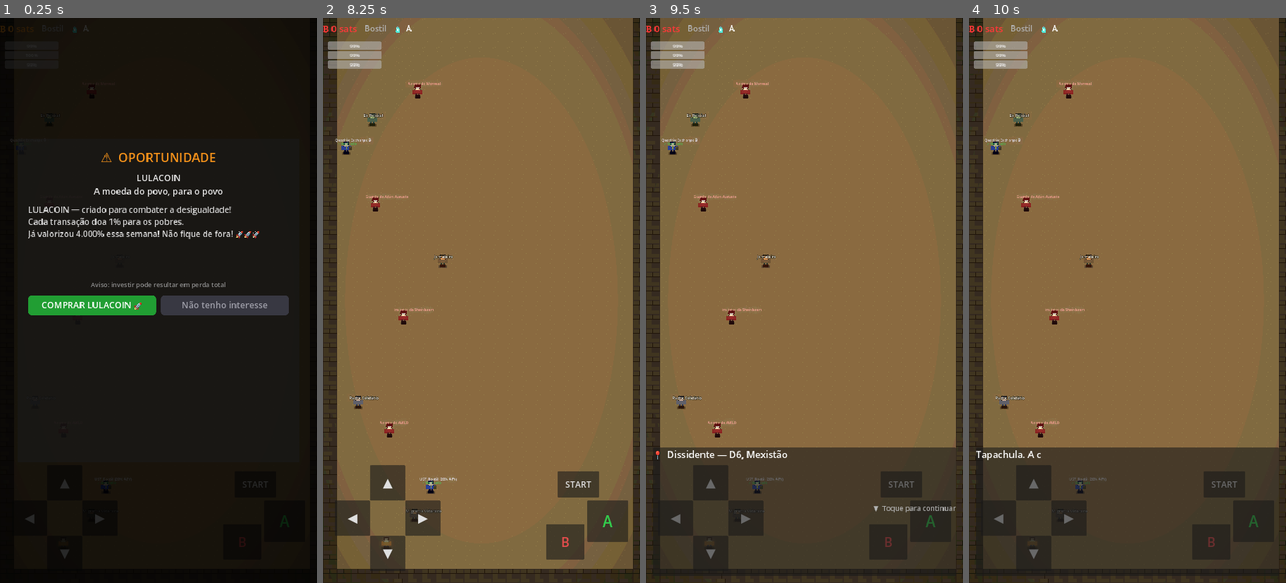
Above: before the commit, frames 1-4 (left to right).
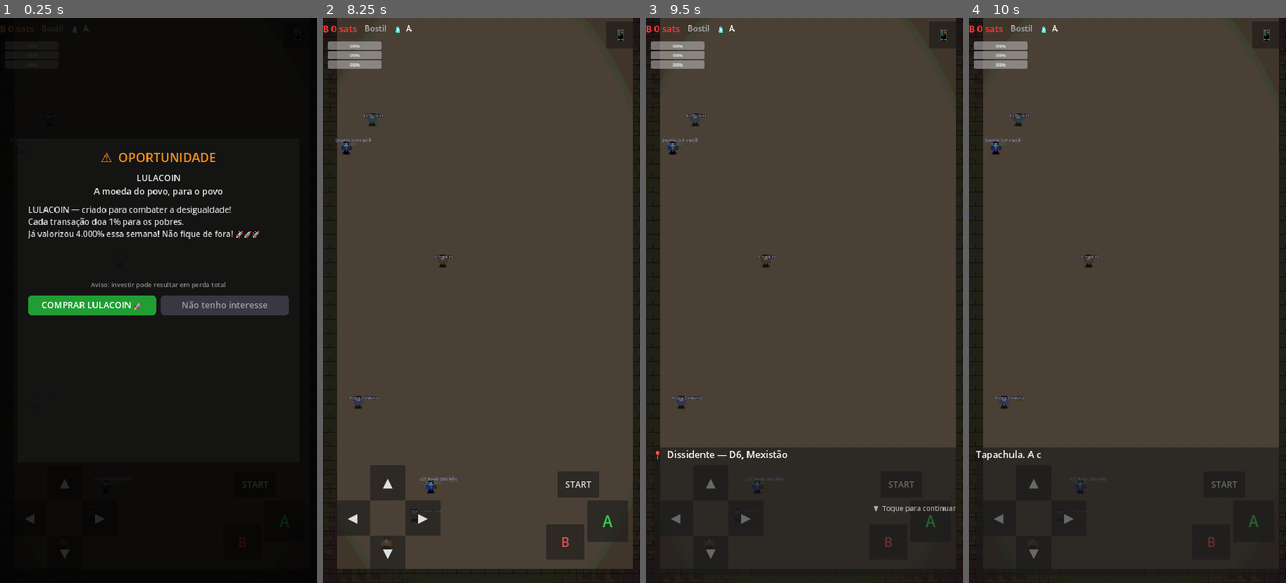
Above: after the commit, the same moments.

Repository: Unknown-brazilian/borderless-freedom-rpg
Game: Godot game, scene res://scenes/world/d6_mexistao.tscn
The game is run twice, just before and just after one commit, with the same random seed, the same clock (stepped at 60 frames per second) and the same inputs. This scene is started directly instead of the project's main scene.
Inputs (mouse positions are in pixels of both pictures, inside the frame that each line leads up to):
- Up to frame 1 (0.25 s): no input
- Up to frame 2 (8.25 s): click (620, 34) at 0.5 s, where only the run after the commit has a clickable "📱"; click "START" at 1.25 s; click "START" at 2 s; click "▲" at 2.75 s; click "▼" at 3.5 s; click "◀" at 4.25 s; click "▶" at 5 s; click "A" at 5.75 s; click "B" at 6.5 s; click "COMPRAR LULACOIN 🚀" at 7.25 s; click "Entendi. Vou trabalhar." at 8 s
- Up to frame 3 (9.5 s): click "▲" at 8.75 s
- Up to frame 4 (10 s): click "▼" at 9.5 s

The runs differ from the first frame. In frame 1, less than 0.1% of the frame differs, in the area x 26-95%, y 2-13%; in frame 2, 89%, in the area x 0-100%, y 0-100%; in frame 3, 80%; in frame 4, 80%.

Commit message:
feat: binóculos, ladrões, perda da bike, noite, óculos, celular + doações
Sistema de itens/pickup:
- map_pickup.gd + spawn_pickup(): item colecionável no chão (Area2D).
- Binóculos (item_binoculo): guardas (enemy_patrol) ficam INVISÍVEIS/inertes sem
  eles; revelados ao pegar. Escondido no D1 e re-obtível no D7 (são roubados no D6).
- Óculos de visão noturna (item_oculos_noturno) no D5.

Mundo:
- Ladrões aleatórios (enemy_patrol always_visible) só no Mexistão (D6).
- Noite após 18h (relógio do dispositivo): escurece um pouco (azulado) via
  world_post.gdshader; óculos ATIVADOS no inventário = enxerga como de dia.
- Eventos D6: assalto após Huixtla (perde bike + binóculos); roubo do celular
  entre Piedras Negras e Orizaba (perde metade do saldo); recuperação em
  Coatzacoalcos (suporte Wallet of Satoshi + agradecimento ao Hugo Ramos).

Celular (Phone autoload + phone_ui + botão 📱 no controle), disponível desde o
começo: notificações da Wallet of Satoshi + aba Jornada (mapa das dungeons,
estilo Pokédex). Fica indisponível enquanto roubado no D6.

Doações periódicas (~a cada 2h, 1ª aos ~4min) de apoiadores da comunidade BTC BR
(Jeff, Victor Visão Libertária, @mk3zeus, Hugo Ramos...) via Wallet of Satoshi:
creditam sats + notificação + toast.

Ulrich (D6): pitch agora é a citação verbatim; recompensa por recusar = 146.500
sats (preço do BTC mostrado no vídeo).

Co-Authored-By: Claude Opus 4.8 (1M context) <noreply@anthropic.com>

Diff:
--- a/assets/shaders/world_post.gdshader
+++ b/assets/shaders/world_post.gdshader
@@ -12,6 +12,8 @@
 uniform float bloom_strength    = 0.5;
 uniform float bloom_threshold   = 0.72;
 uniform float posterize_levels  = 24.0;   // profundidade de cor (vibe PS1); 0 = off
+uniform float night         = 0.0;   // 0 dia, 1 noite (após 18h no relógio)
+uniform float night_vision  = 0.0;   // 1 = óculos amarelos ATIVADOS no inventário
 
 vec3 sample_bloom(vec2 uv) {
 	// SCREEN_PIXEL_SIZE não existe no GL Compatibility; derivamos do tamanho da textura.
@@ -44,6 +46,17 @@
 	float l = dot(col, vec3(0.299, 0.587, 0.114));
 	col = mix(vec3(l), col, saturation);
 
+	// Noite (após 18h): escurece e puxa pro azul. Óculos amarelos ATIVADOS
+	// anulam o escuro (enxerga como de dia) com um leve tom amarelo das lentes.
+	if (night > 0.0) {
+		vec3 night_col = col * vec3(0.58, 0.62, 0.82);  // só escurece um pouco (azulado)
+		float darkness = night * (1.0 - night_vision);
+		col = mix(col, night_col, darkness);
+		if (night_vision > 0.0) {
+			col *= mix(vec3(1.0), vec3(1.08, 1.04, 0.82), night);
+		}
+	}
+
 	// Vinheta.
 	float vig = smoothstep(1.0, 0.4, distance(SCREEN_UV, vec2(0.5)));
 	col *= mix(1.0 - vignette_strength, 1.0, vig);
--- a/data/crypto_events.json
+++ b/data/crypto_events.json
@@ -337,7 +337,7 @@
       "window_seconds": 0,
       "default_action": "ignore",
       "actor_description": "Economista de terno, fala mansa, ar professoral",
-      "pitch": "Você recebeu R$100 mil de herança? Esquece esse Bitcoin volátil.\nBitcoin a R$146.500 vai despencar. Põe tudo no Tesouro Direto —\nrenda fixa, garantida pelo governo. Seguro é seguro, jovem.",
+      "pitch": "\"Se vc recebeu de herança 100 mil reais, tá começando a sua vida\nfinanceira, tá podendo apostar, não tem filho, não tem esposa, topa\ncorrer risco, eu colocaria de cara numa renda fixa, que tá aí com\nótimos rendimentos, talvez esperar um pouquinho, aos poucos ir\nformando uma posição aí. Em renda variável...\"",
       "accept_button": "COMPRAR TESOURO DIRETO",
       "ignore_button": "Prefiro Bitcoin",
       "accept_outcome": {
--- a/project.godot
+++ b/project.godot
@@ -28,6 +28,7 @@
 SceneTransition="*res://scripts/systems/scene_transition.gd"
 AudioManager="*res://scripts/systems/audio_manager.gd"
 Juice="*res://scripts/systems/juice.gd"
+Phone="*res://scripts/systems/phone.gd"
 
 [display]
 window/size/viewport_width=1080
--- /dev/null
+++ b/scripts/systems/phone.gd
@@ -0,0 +1,87 @@
+## phone.gd  (AutoLoad: Phone)
+## O celular do jogador — disponível desde o começo.
+## Guarda as notificações da Wallet of Satoshi e abre o mapa/jornada (estilo Pokédex).
+
+extends Node
+
+signal notification_added(entry: Dictionary)
+
+# Cada entrada: {"from": String, "msg": String, "sats": int}
+var notifications: Array = []
+
+func _ready() -> void:
+	# Notificação de boas-vindas.
+	notifications.append({
+		"from": "Wallet of Satoshi",
+		"msg": "Carteira criada. ⚡ Receba sats de qualquer lugar.",
+		"sats": 0,
+	})
+
+## Registra uma notificação (doações, suporte, etc.).
+func notify(from_who: String, msg: String, sats: int = 0) -> void:
+	var entry := {"from": from_who, "msg": msg, "sats": sats}
+	notifications.push_front(entry)
+	emit_signal("notification_added", entry)
+	if is_instance_valid(AudioManager):
+		AudioManager.sfx("coin" if sats > 0 else "menu_click")
+
+# ─── Doações periódicas da comunidade Bitcoin BR (via Wallet of Satoshi) ───────
+# Apoiadores: seguidores de @unknown_btc_usr (nomes fornecidos pelo autor; não
+# tenho acesso aos dados reais de interação do Twitter para ranquear).
+const SUPPORTERS := [
+	"Jeff", "Victor Visão Libertária", "@mk3zeus", "Hugo Ramos",
+	"@unknown_btc_usr fam", "Satoshito BR",
+]
+const DONATION_MSGS := [
+	"Vai com tudo, dissidente! Bitcoin fixes this. ⚡",
+	"Tamo junto na jornada. Não confia em ninguém, verifica.",
+	"Toma uns sats pra estrada. HODL!",
+	"Respeito quem corre atrás da liberdade. 🧡",
+	"Stay humble, stack sats.",
+	"Esse é o caminho. Sovereign individual!",
+]
+const DONATION_FIRST_SEC := 240.0    # primeira doação ~4 min (pra ser vista)
+const DONATION_INTERVAL_SEC := 7200.0  # depois, ~a cada 2h (ajustável)
+
+var _don_accum: float = 0.0
+var _don_first_done: bool = false
+
+func _process(delta: float) -> void:
+	# Só conta tempo de jogo ativo (não durante batalha/diálogo/menu).
+	if BattleManager.state != BattleManager.State.IDLE or DialogueManager.is_active():
+		return
+	if get_tree().get_first_node_in_group("player") == null:
+		return
+	_don_accum += delta
+	var target := DONATION_FIRST_SEC if not _don_first_done else DONATION_INTERVAL_SEC
+	if _don_accum >= target:
+		_don_accum = 0.0
+		_don_first_done = true
+		_send_donation()
+
+func _send_donation() -> void:
+	var sup: String = SUPPORTERS[randi() % SUPPORTERS.size()]
+	var msg: String = DONATION_MSGS[randi() % DONATION_MSGS.size()]
+	var sats: int = [100, 200, 300, 500, 1000][randi() % 5]
+	SatEconomy.add_sats(sats, "donation")
+	notify(sup, msg, sats)
+	var scene := get_tree().current_scene
+	var player := get_tree().get_first_node_in_group("player")
+	if is_instance_valid(player) and is_instance_valid(scene):
+		Juice.float_text(scene, player.position + Vector2(0, -90),
+			"⚡ +%d sats — %s" % [sats, sup], Color(0.4, 0.9, 0.5), 30)
+
+## O celular foi roubado (D6) e ainda não recuperado?
+func is_available() -> bool:
+	return not (WorldManager.get_flag("phone_robbery", false) \
+		and not WorldManager.get_flag("phone_recovered", false))
+
+## Abre a UI do celular na cena atual.
+func open() -> void:
+	var scene := get_tree().current_scene
+	if scene == null or scene.get_node_or_null("PhoneUI") != null:
+		return
+	var ui := CanvasLayer.new()
+	ui.name = "PhoneUI"
+	ui.set_script(load("res://scripts/ui/phone_ui.gd"))
+	scene.add_child(ui)
--- a/scripts/systems/player_inventory.gd
+++ b/scripts/systems/player_inventory.gd
@@ -29,6 +29,8 @@
 	"item_radio":       {"name": "Rádio Cripto",     "icon": "📻", "desc": "Chama aliado +20 sats"},
 	"item_bomba_pneu":  {"name": "Bomba de Pneu",   "icon": "💣", "desc": "Burst de velocidade +30 energia +15 comida"},
 	"item_radar_solar": {"name": "Radar Solar",      "icon": "🛰️", "desc": "Rota ótima detectada +20 comida"},
+	"item_binoculo":    {"name": "Binóculos",        "icon": "🔭", "desc": "Revela os guardas no mapa"},
+	"item_oculos_noturno": {"name": "Óculos Noturnos", "icon": "🕶️", "desc": "Ative para enxergar à noite"},
 }
 
 # ─── Estado ───────────────────────────────────────────────────────────────────
--- /dev/null
+++ b/scripts/ui/phone_ui.gd
@@ -0,0 +1,120 @@
+## phone_ui.gd — tela do celular: Notificações (Wallet of Satoshi) + Jornada (mapa).
+extends CanvasLayer
+
+const ORANGE := Color(0.969, 0.576, 0.102)
+
+func _ready() -> void:
+	layer = 70
+	process_mode = Node.PROCESS_MODE_ALWAYS
+	Engine.time_scale = 0.0
+	_build()
+
+func _sb(c: Color, r: int = 12) -> StyleBoxFlat:
+	var sb := StyleBoxFlat.new()
+	sb.bg_color = c
+	sb.set_corner_radius_all(r)
+	sb.set_content_margin_all(14)
+	return sb
+
+func _build() -> void:
+	var bg := ColorRect.new()
+	bg.color = Color(0, 0, 0, 0.8)
+	bg.set_anchors_preset(Control.PRESET_FULL_RECT)
+	bg.gui_input.connect(func(e):
+		if e is InputEventScreenTouch and e.pressed: _close())
+	add_child(bg)
+
+	var phone := PanelContainer.new()
+	phone.add_theme_stylebox_override("panel", _sb(Color(0.07, 0.07, 0.09), 28))
+	phone.set_anchors_preset(Control.PRESET_CENTER)
+	phone.custom_minimum_size = Vector2(760, 1280)
+	phone.offset_left = -380; phone.offset_right = 380
+	phone.offset_top = -640; phone.offset_bottom = 640
+	add_child(phone)
+
+	var vb := VBoxContainer.new()
+	vb.add_theme_constant_override("separation", 14)
+	phone.add_child(vb)
+
+	# Cabeçalho
+	var header := HBoxContainer.new()
+	vb.add_child(header)
+	var title := Label.new()
+	title.text = "📱  Celular"
+	title.add_theme_font_size_override("font_size", 40)
+	title.add_theme_color_override("font_color", ORANGE)
+	title.size_flags_horizontal = Control.SIZE_EXPAND_FILL
+	header.add_child(title)
+	var close := Button.new()
+	close.text = "✕"
+	close.add_theme_font_size_override("font_size", 36)
+	close.pressed.connect(_close)
+	header.add_child(close)
+	Juice.button_feedback(close)
+
+	var tabs := TabContainer.new()
+	tabs.size_flags_vertical = Control.SIZE_EXPAND_FILL
+	tabs.add_theme_font_size_override("font_size", 28)
+	vb.add_child(tabs)
+
+	tabs.add_child(_build_notifications())
+	tabs.add_child(_build_journey())
+
+func _build_notifications() -> Control:
+	var scroll := ScrollContainer.new()
+	scroll.name = "⚡ Wallet of Satoshi"
+	var list := VBoxContainer.new()
+	list.add_theme_constant_override("separation", 12)
+	list.size_flags_horizontal = Control.SIZE_EXPAND_FILL
+	scroll.add_child(list)
+	if Phone.notifications.is_empty():
+		var empty := Label.new()
+		empty.text = "Sem notificações ainda."
+		empty.add_theme_color_override("font_color", Color(0.6, 0.6, 0.6))
+		list.add_child(empty)
+	for n in Phone.notifications:
+		var card := PanelContainer.new()
+		card.add_theme_stylebox_override("panel", _sb(Color(0.12, 0.12, 0.15)))
+		var cv := VBoxContainer.new()
+		card.add_child(cv)
+		var top := Label.new()
+		var sats: int = n.get("sats", 0)
+		top.text = "⚡ %s%s" % [n.get("from", "?"), ("   +%d sats" % sats) if sats > 0 else ""]
+		top.add_theme_font_size_override("font_size", 26)
+		top.add_theme_color_override("font_color", Color(0.4, 0.9, 0.5) if sats > 0 else Color.WHITE)
+		cv.add_child(top)
+		var body := Label.new()
+		body.text = n.get("msg", "")
+		body.autowrap_mode = TextServer.AUTOWRAP_WORD
+		body.add_theme_font_size_override("font_size", 24)
+		body.add_theme_color_override("font_color", Color(0.82, 0.82, 0.82))
+		cv.add_child(body)
+		list.add_child(card)
+	return scroll
+
+func _build_journey() -> Control:
+	var scroll := ScrollContainer.new()
+	scroll.name = "🗺️ Jornada"
+	var list := VBoxContainer.new()
+	list.add_theme_constant_override("separation", 10)
+	list.size_flags_horizontal = Control.SIZE_EXPAND_FILL
+	scroll.add_child(list)
+	var seq: Array = WorldManager.SCENE_SEQUENCE
+	var cur: int = WorldManager.sequence_index
+	for i in seq.size():
+		var entry: Dictionary = seq[i]
+		var status := "✅" if i < cur else ("▶" if i == cur else "🔒")
+		var row := Label.new()
+		var nome: String = entry.get("name", "???")
+		row.text = "%s  %s" % [status, nome]
+		row.add_theme_font_size_override("font_size", 28)
+		var col := Color(0.55, 0.55, 0.55)
+		if i == cur: col = ORANGE
+		elif i < cur: col = Color(0.5, 0.85, 0.55)
+		row.add_theme_color_override("font_color", col)
+		list.add_child(row)
+	return scroll
+
+func _close() -> void:
+	Engine.time_scale = 1.0
+	queue_free()
--- a/scripts/ui/touch_dpad.gd
+++ b/scripts/ui/touch_dpad.gd
@@ -44,7 +44,28 @@
 	for btn in [_btn_a, _btn_b, _btn_start]:
 		Juice.button_feedback(btn, true)
 
+	_add_phone_button()
 	call_deferred("_find_player")
+
+## Botão 📱 (canto superior direito) — abre o celular (notificações + mapa).
+func _add_phone_button() -> void:
+	var phone := Button.new()
+	phone.text = "📱"
+	phone.add_theme_font_size_override("font_size", 44)
+	phone.set_anchors_preset(Control.PRESET_TOP_RIGHT)
+	phone.offset_left = -116
+	phone.offset_top = 12
+	phone.offset_right = -16
+	phone.offset_bottom = 104
+	phone.pressed.connect(_on_phone)
+	add_child(phone)
+	Juice.button_feedback(phone, true)
+
+func _on_phone() -> void:
+	if Phone.is_available():
+		Phone.open()
+	else:
+		DialogueManager.start(["📱❌  Seu celular foi roubado. Recupere-o mais à frente."])
 
 func _find_player() -> void:
 	var players := get_tree().get_nodes_in_group("player")
--- a/scripts/world/d1_bostil.gd
+++ b/scripts/world/d1_bostil.gd
@@ -20,6 +20,8 @@
 	])
 
 func _setup_npcs() -> void:
+	# Binóculos escondidos num canto — sem eles os guardas ficam invisíveis.
+	spawn_pickup(Vector2i(20, 68), "item_binoculo", "🔭", "Binóculos! Agora você enxerga os guardas.")
 	spawn_npc(Vector2i(6, 70), "Migrante Beto",
 		["Ei! Você está começando sua jornada?",
 		 "Cuidado com os Fiscais mais à frente.",
--- a/scripts/world/d5_centrolandia.gd
+++ b/scripts/world/d5_centrolandia.gd
@@ -17,6 +17,8 @@
 	])
 
 func _setup_npcs() -> void:
+	# Óculos de lente amarela — ative no inventário para enxergar à noite.
+	spawn_pickup(Vector2i(18, 10), "item_oculos_noturno", "🕶️", "Óculos de visão noturna! Ative no inventário.")
 	spawn_npc(Vector2i(6, 42), "Migrante Hondurense",
 		["Já cruzo esta fronteira pela terceira vez.",
 		 "Cada vez mais fiscais. Cada vez mais caro.",
--- a/scripts/world/d6_mexistao.gd
+++ b/scripts/world/d6_mexistao.gd
@@ -8,7 +8,79 @@
 	_player_start = Vector2i(4, 44)
 	_exit_tile    = Vector2i(4, 2)
 	_boss_trigger_dist = 4
+	_thieves_enabled = true   # ladrões aleatórios só no Mexistão
 	super._ready()
+
+var _stolen_phone_sats: int = 0
+
+func _on_player_moved(tile_pos: Vector2i) -> void:
+	super._on_player_moved(tile_pos)
+	# Eventos da jornada (na ordem em que o player sobe o mapa).
+	if not WorldManager.get_flag("huixtla_robbery", false) and tile_pos.y <= 28:
+		_huixtla_robbery()
+	elif not WorldManager.get_flag("phone_robbery", false) and tile_pos.y <= 20:
+		_phone_robbery()
+	elif not WorldManager.get_flag("phone_recovered", false) \
+			and WorldManager.get_flag("phone_robbery", false) and tile_pos.y <= 12:
+		_coatzacoalcos_recovery()
+
+## Entre Piedras Negras e Orizaba — roubam o celular (acesso à carteira).
+func _phone_robbery() -> void:
+	WorldManager.set_flag("phone_robbery", true)
+	_player.set_can_move(false)
+	_stolen_phone_sats = int(SatEconomy.current_sats * 0.5)
+	if _stolen_phone_sats > 0:
+		SatEconomy.remove_sats(_stolen_phone_sats, "phone_robbery")
+	AudioManager.sfx("hit")
+	DialogueManager.start([
+		"📱🦹  Entre Piedras Negras e Orizaba, levaram seu celular.",
+		"Com ele, o acesso à sua Wallet of Satoshi.",
+		"Metade do seu saldo ficou preso no aparelho roubado.",
+	])
+	await DialogueManager.dialogue_finished
+	_player.set_can_move(true)
+
+## Coatzacoalcos — suporte da Wallet of Satoshi recupera o saldo + Hugo Ramos.
+func _coatzacoalcos_recovery() -> void:
+	WorldManager.set_flag("phone_recovered", true)
+	_player.set_can_move(false)
+	if _stolen_phone_sats > 0:
+		SatEconomy.add_sats(_stolen_phone_sats, "wos_support_recovery")
+	Phone.notify("Suporte Wallet of Satoshi",
+		"Saldo recuperado com sucesso. Valeu, Hugo Ramos — hash da tx recuperada! ⚡",
+		_stolen_phone_sats)
+	AudioManager.sfx("coin")
+	DialogueManager.start([
+		"📩  Em Coatzacoalcos, você mandou mensagem pro suporte da Wallet of Satoshi.",
+		"Eles ajudaram a recuperar seu saldo. ⚡",
+		"🙏  E valeu, Hugo Ramos — ele recuperou a hash de uma tx que fizemos juntos.",
+		"Saldo de volta: +%d sats." % _stolen_phone_sats,
+	])
+	await DialogueManager.dialogue_finished
+	_player.set_can_move(true)
+
+## Assalto depois de Huixtla: perde a bicicleta e os binóculos.
+func _huixtla_robbery() -> void:
+	WorldManager.set_flag("huixtla_robbery", true)
+	_player.set_can_move(false)
+	PlayerCustomization.bike_index = 0
+	var bike = _player.get_node_or_null("BikeIcon")
+	if bike:
+		bike.queue_free()
+	PlayerInventory.unlocked.erase("item_binoculo")
+	if PlayerInventory.active_item == "item_binoculo":
+		PlayerInventory.active_item = ""
+	for e in get_tree().get_nodes_in_group("enemy"):
+		if e.has_method("_apply_binoculars_gate"):
+			e._apply_binoculars_gate()
+	AudioManager.sfx("hit")
+	DialogueManager.start([
+		"🦹💥  Depois de Huixtla, você foi assaltado na estrada.",
+		"Levaram sua bicicleta e seus binóculos.",
+		"Agora é a pé — e os guardas somem até você achar outro binóculo.",
+	])
+	await DialogueManager.dialogue_finished
+	_player.set_can_move(true)
 
 func _intro_dialogue() -> void:
 	DialogueManager.start([
--- a/scripts/world/d7_bostil2.gd
+++ b/scripts/world/d7_bostil2.gd
@@ -18,6 +18,8 @@
 	])
 
 func _setup_npcs() -> void:
+	# Binóculos novos (os antigos foram roubados no Mexistão) — escondido.
+	spawn_pickup(Vector2i(18, 8), "item_binoculo", "🔭", "Binóculos novos! Os guardas voltam a aparecer.")
 	spawn_npc(Vector2i(6, 42), "Ex-Dissidente",
 		["Fui deportado três vezes.",
 		 "Cada vez aprendi mais sobre liberdade.",
--- a/scripts/world/enemy_patrol.gd
+++ b/scripts/world/enemy_patrol.gd
@@ -25,6 +25,7 @@
 @export var patrol_wait_sec: float = 1.2
 @export var sprite_color: Color = Color(0.72, 0.18, 0.18)
 @export var defeated_on_load: bool = false   # carregado do WorldManager
+@export var always_visible:  bool = false   # ladrões: visíveis sem binóculos
 
 var state: State = State.PATROL
 
@@ -62,6 +63,26 @@
 	# Clampar waypoints existentes
 	for i in range(patrol_waypoints.size()):
 		patrol_waypoints[i] = _clamp_pos(patrol_waypoints[i])
+
+	# Gate dos binóculos: guardas só ficam visíveis/ativos após o item.
+	_apply_binoculars_gate()
+	if not PlayerInventory.item_unlocked.is_connected(_on_inv_unlocked):
+		PlayerInventory.item_unlocked.connect(_on_inv_unlocked)
+
+## Ladrões (always_visible=true) ignoram o gate de binóculos — sempre visíveis.
+func _revealed_now() -> bool:
+	return always_visible or ("item_binoculo" in PlayerInventory.unlocked)
+
+func _on_inv_unlocked(id: String) -> void:
+	if id == "item_binoculo":
+		_apply_binoculars_gate()
+
+func _apply_binoculars_gate() -> void:
+	if state == State.DEFEATED:
+		return
+	var revealed := _revealed_now()
+	visible = revealed
+	set_collision_layer_value(4, revealed)
 
 func _clamp_pos(p: Vector2) -> Vector2:
 	return Vector2(clampf(p.x, map_min.x, map_max.x), clampf(p.y, map_min.y, map_max.y))
@@ -99,6 +120,9 @@
 	add_child(_exclamation)
 
 func _physics_process(delta: float) -> void:
+	if not _revealed_now():
+		velocity = Vector2.ZERO
+		return
 	match state:
 		State.PATROL:  _process_patrol(delta)
 		State.CHASE:   _process_chase(delta)
--- /dev/null
+++ b/scripts/world/map_pickup.gd
@@ -0,0 +1,50 @@
+## map_pickup.gd
+## Item colecionável no mapa — o player pega ao passar por cima.
+## Concede o item ao PlayerInventory (unlocked) e some, com toast + som.
+extends Area2D
+
+@export var item_id: String = ""      # ex.: "item_binoculo"
+@export var icon:    String = "❓"     # emoji exibido no mapa
+@export var label_text: String = ""   # mensagem do toast (ex.: "Binóculos!")
+@export var pickup_color: Color = Color(1, 0.9, 0.3)
+
+var _taken: bool = false
+
+func _ready() -> void:
+	collision_layer = 0
+	set_collision_mask_value(2, true)   # detecta o player (layer 2)
+	monitoring = true
+	add_to_group("map_pickup")
+
+	var shape := CollisionShape2D.new()
+	var circ := CircleShape2D.new()
+	circ.radius = 30.0
+	shape.shape = circ
+	add_child(shape)
+
+	var lbl := Label.new()
+	lbl.text = icon
+	lbl.position = Vector2(-16, -22)
+	lbl.add_theme_font_size_override("font_size", 32)
+	add_child(lbl)
+	# pulsinho pra chamar atenção
+	var t := create_tween().set_loops()
+	t.tween_property(lbl, "position:y", -30.0, 0.6).set_trans(Tween.TRANS_SINE)
+	t.tween_property(lbl, "position:y", -22.0, 0.6).set_trans(Tween.TRANS_SINE)
+
+	# Já pegou antes? (persistente por item único)
+	if item_id != "" and item_id in PlayerInventory.unlocked:
+		queue_free()
+		return
+	body_entered.connect(_on_body_entered)
+
+func _on_body_entered(body: Node) -> void:
+	if _taken or not body.is_in_group("player"):
+		return
+	_taken = true
+	if item_id != "":
+		PlayerInventory.unlock_item(item_id)
+	AudioManager.sfx("coin")
+	var msg := label_text if label_text != "" else "Item obtido"
+	Juice.float_text(get_tree().current_scene, global_position, "%s %s" % [icon, msg], pickup_color, 34)
+	queue_free()
--- a/scripts/world/world_map_base.gd
+++ b/scripts/world/world_map_base.gd
@@ -33,6 +33,9 @@
 ## de cada região (override em _setup_theme).
 var _music_track: String = "dungeon"
 var _music_pitch: float  = 1.0
+var _post_mat: ShaderMaterial = null   # material do post-process (noite/visão noturna)
+var _thieves_enabled: bool = false     # ladrões aleatórios (só Mexistão)
+var _thief_last_ms: int = 0
 
 func _ready() -> void:
 	AutonomyBar.refill_all()
@@ -88,6 +91,22 @@
 	mat.set_shader_parameter("bloom_strength", 0.45)
 	rect.material = mat
 	layer.add_child(rect)
+
+	# Noite após 18h (hora do dispositivo) + óculos de visão noturna ativados.
+	_post_mat = mat
+	var h: int = Time.get_time_dict_from_system().get("hour", 12)
+	mat.set_shader_parameter("night", 1.0 if (h >= 18 or h < 6) else 0.0)
+	_update_night_vision()
+	if not PlayerInventory.active_item_changed.is_connected(_on_active_item_changed):
+		PlayerInventory.active_item_changed.connect(_on_active_item_changed)
+
+func _on_active_item_changed(_id: String) -> void:
+	_update_night_vision()
+
+func _update_night_vision() -> void:
+	if is_instance_valid(_post_mat):
+		var on := PlayerInventory.active_item == "item_oculos_noturno"
+		_post_mat.set_shader_parameter("night_vision", 1.0 if on else 0.0)
 
 # ─── Terreno ──────────────────────────────────────────────────────────────────
 
@@ -170,6 +189,35 @@
 	if not _boss_triggered and not _get_boss_id().is_empty():
 		if tile_pos.distance_to(_exit_tile) < _boss_trigger_dist + 2:
 			_trigger_boss()
+	if _thieves_enabled:
+		_maybe_spawn_thief()
+
+# ─── Ladrões (encontro aleatório — habilitado só no Mexistão) ──────────────────
+func _maybe_spawn_thief() -> void:
+	if BattleManager.state != BattleManager.State.IDLE:
+		return
+	var now := Time.get_ticks_msec()
+	if now - _thief_last_ms < 15000:   # cooldown 15s
+		return
+	if randf() > 0.08:                  # 8% por passo após o cooldown
+		return
+	_thief_last_ms = now
+	if not is_instance_valid(_player):
+		return
+	var e = preload("res://scenes/world/EnemyPatrol.tscn").instantiate()
+	e.enemy_data = {
+		"name": "Ladrão", "hp": 28, "atk": 13, "reward_sats": 12,
+		"bribe_cost": 0, "weakness_item": "item_spray", "is_boss": false,
+	}
+	e.always_visible = true   # ladrão aparece mesmo sem binóculos
+	var ppos: Vector2 = _player.position + Vector2(randf_range(-60, 60), -150)
+	e.position = ppos
+	var wps: Array[Vector2] = [ppos + Vector2(48, 0), ppos + Vector2(-48, 0)]
+	e.patrol_waypoints = wps
+	e.map_min = Vector2(TILE_SIZE, TILE_SIZE)
+	e.map_max = Vector2(_map_w * TILE_SIZE, _map_h * TILE_SIZE)
+	add_child(e)
+	AudioManager.sfx("event")
 
 func _trigger_boss() -> void:
 	if _boss_triggered:
@@ -269,5 +317,14 @@
 	c.position = _tile_to_world(tile)
 	add_child(c)
 
+## Item colecionável no chão (binóculos, água, peças da bike, etc.).
+func spawn_pickup(tile: Vector2i, item_id: String, icon: String, label_text: String) -> void:
+	var pk = preload("res://scripts/world/map_pickup.gd").new()
+	pk.item_id = item_id
+	pk.icon = icon
+	pk.label_text = label_text
+	pk.position = _tile_to_world(tile)
+	add_child(pk)
+
 func _tile_to_world(tile: Vector2i) -> Vector2:
 	return Vector2(tile.x * TILE_SIZE + TILE_SIZE / 2, tile.y * TILE_SIZE + TILE_SIZE / 2)
